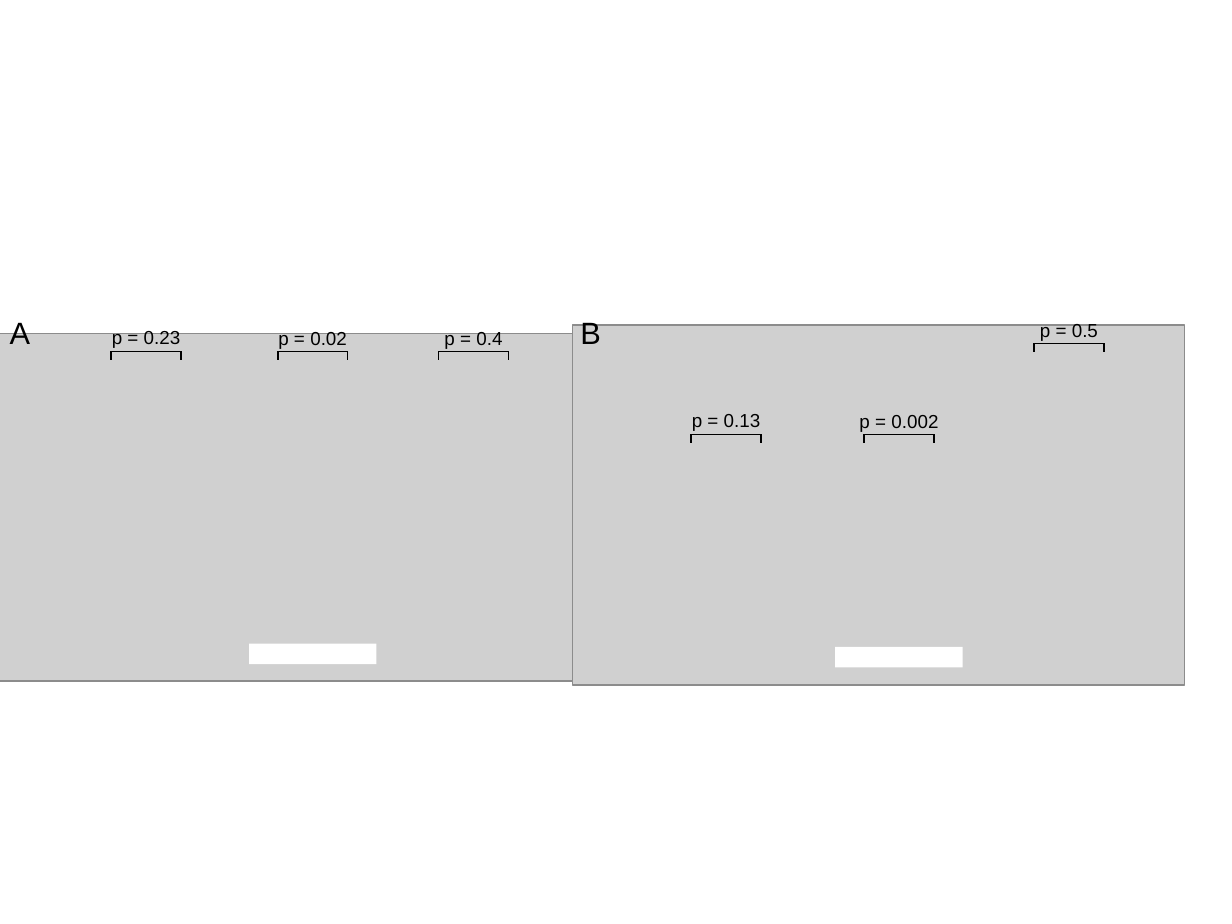
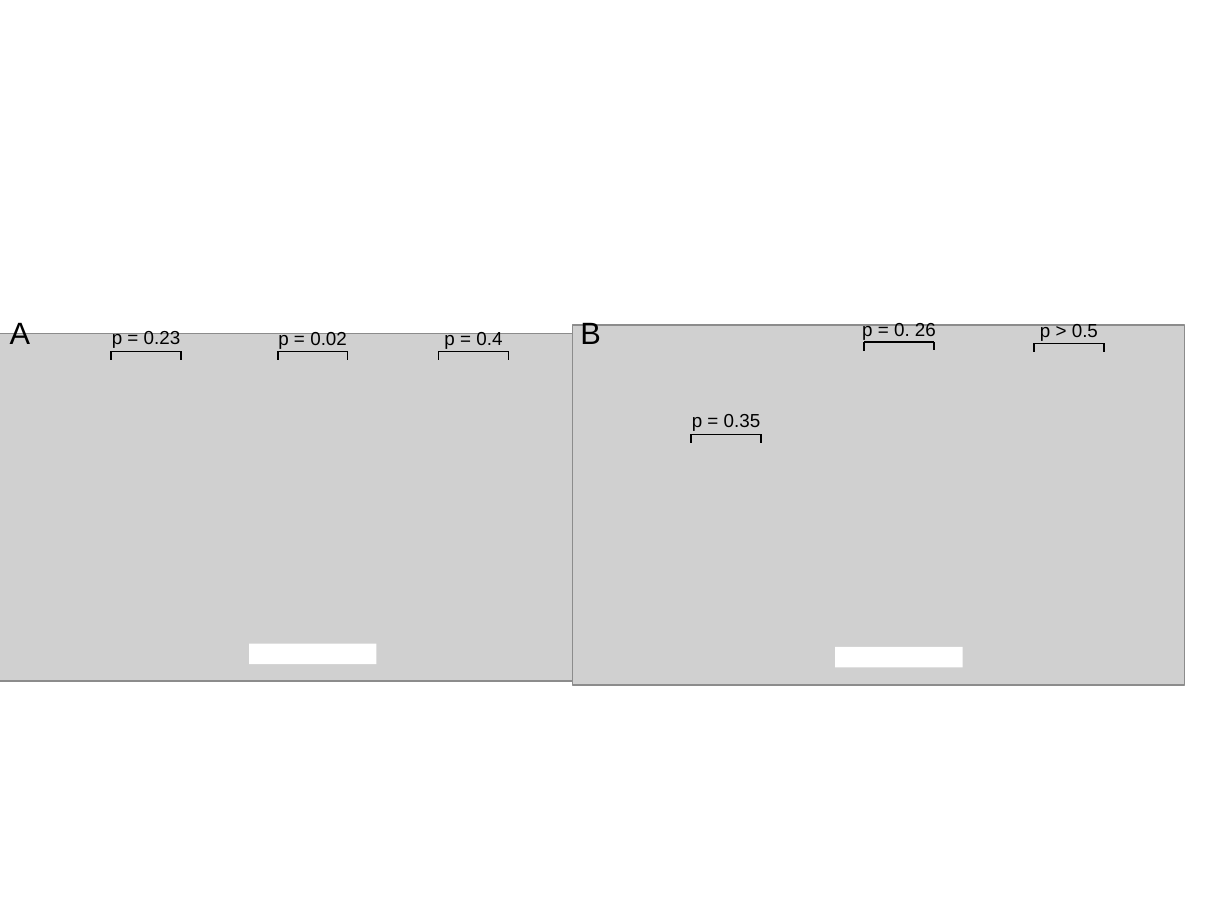
Before and after one commit to cduvallet/phd-docs, a slide deck: slide 9 of figures/figures.pptx. Drawn at 1232x924 pixels with LibreOffice and Linux fonts; fonts in the diff are those of the drawing; grey boxes stand for pictures. Boxes give left, top, right and bottom in pixels: in the first picture for what was removed or moved away, otherwise in the second. Text is boxed around its words. In the diff, an @@ line names an element or a change of style, - is before the commit and + after.

```diff
--- a/figures/figures.pptx
+++ b/figures/figures.pptx
@@ text at box(862, 321, 936, 340): text changed @@
-p = 0.002
+p = 0. 26
@@ text at box(1040, 323, 1098, 341): text changed @@
-p = 0.5
+p > 0.5
@@ 3 lines: place and size @@
-3 lines at box(865, 435, 934, 444)
+3 lines at box(865, 342, 934, 351)
@@ text at box(692, 414, 761, 431): text changed @@
-p = 0.13
+p = 0.35
```
Also in this commit, not shown: 3 other slides changed, 7 other files.
